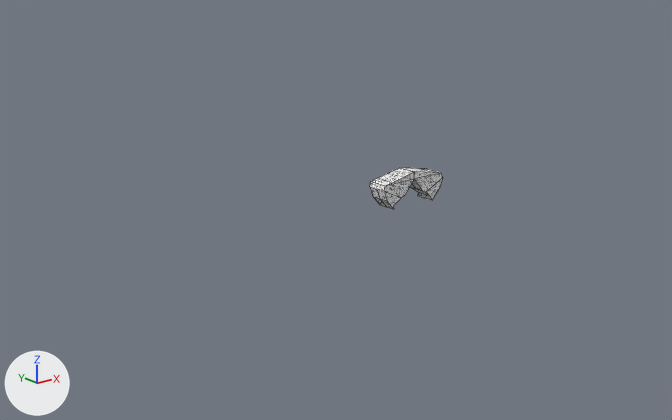
Before and after pictures for a commit that changed the OBJ model Assets/Models/obstacle3.obj.
One viewpoint serves both versions: a 50 mm camera at (-57.7, -61.4, 25.5) aimed at (-5.6, 3.7, -0.6). The axes (+X, +Y, +Z) are drawn at lower left. The lights are the same throughout. Mesh edges are drawn as thin lines. Where no turn or scale is listed for an object, it has been applied to the vertices.

The scene before the commit, as lines of its bpy script (objects in view):
```python
me_cube = bpy.data.meshes.new('Cube')
me_cube.from_pydata(...)  # 52 vertices, 40 faces; spans x -3.79..3.65, y -0.95..1.05, z -0.05..3.15
me_cube.materials.append(mat_material)  # picture img_patterns_png
ob_cube = bpy.data.objects.new('Cube', me_cube)
ob_cube.location = (0.0, 0.0, 0.0)
```
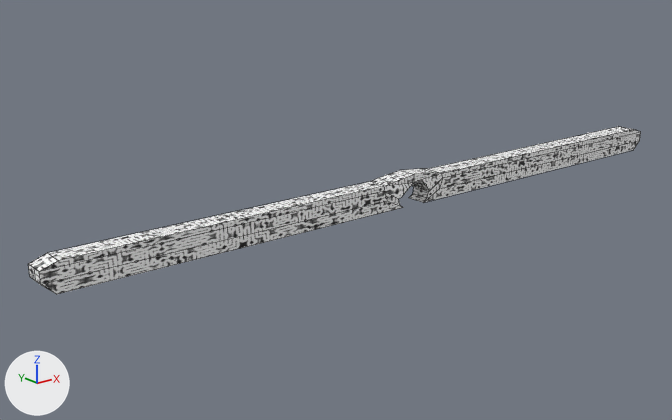
Location of each change, [x1, y1, x2, y2] in pixels of the pictures (672 x 420 px):
'Cube', reshaped (730% wider, 291% taller)
    before: [370, 168, 443, 210]
    after: [28, 127, 641, 294]
part 1 of me_cube, built on
    before: [370, 172, 443, 210]
    after: [28, 127, 641, 294]
part 2 of me_cube, surface changed
    before: [379, 168, 443, 200]
    after: [379, 169, 443, 202]

What the commit changed:
me_cube is used by ob_cube; location (0.0, 0.0, 0.0).
me_cube had 52 vertices, 40 faces and spanned x -3.79..3.65, y -0.95..1.05, z -0.05..3.15.
me_cube now has 88 vertices, 70 faces and spans x -35.86..35.72, y -1.36..1.47, z -0.05..2.91.
Part 1, on me_cube:
13 vertices are removed from x -3.79..3.65, y -0.95..1.05, z -0.05..2.52.
27 faces are deleted.
4 vertices in x -0.07, y -0.95..1.05, z 2.52 move by (0.0, 0.0, -0.38).
4 vertices in x -0.07, y -0.95..1.05, z 3.15 move by (0.0, 0.0, -0.24).
3 vertices in x 1.43, y -0.95..1.05, z 0.92 move by (0.39, 0.0, 0.0).
3 vertices in x -1.57, y -0.95..1.05, z 0.92 move by (-0.38, 0.0, 0.0).
9 vertices move from x -2.42..2.35, y -0.95..1.05, z -0.05..1.1 to x -1.84..1.7, y -0.95..1.05, z -0.05..1.1.
36 vertices are added at x -35.86..35.72, y -1.36..1.47, z -0.05..2.44.
7 new vertices lie (0.0, 1.0, 0.0) away from vertices in x -35.86..35.72, y -0.95, z -0.05..1.95.
6 new vertices lie (0.0, 1.0, 0.0) away from vertices in x -35.86..35.72, y 0.05, z -0.05..1.95.
57 new faces join them.
me_cube part 2: 12 kept faces spanning x -3.64..3.65, y -0.95..1.05, z -0.05..2.91 get new texture (UV) coordinates.
